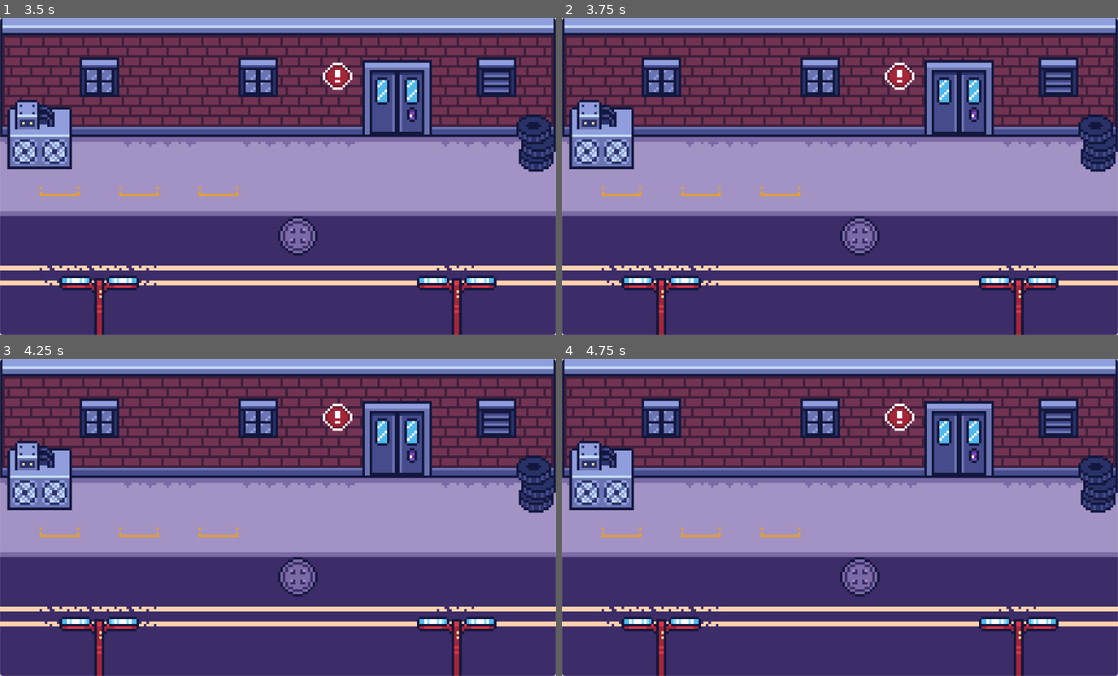
Above: before the commit, frames 1-4 (two rows, left to right).
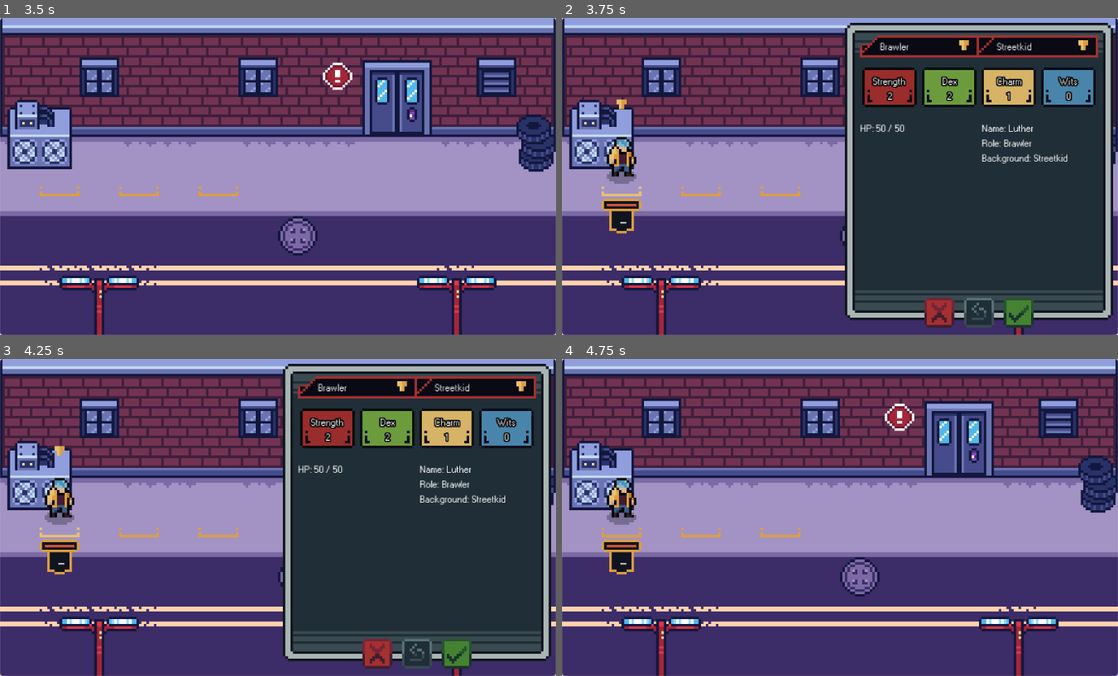
Above: after the commit, the same moments.

Repository: Paraldos/AdventureGame
Game: Godot game, scene res://title_screen/title_screen.tscn
The game is run twice, just before and just after one commit, with the same random seed, the same clock (stepped at 60 frames per second) and the same inputs.
Inputs (mouse positions are in pixels of both pictures, inside the frame that each line leads up to):
- Up to frame 1 (3.5 s): click "Start" at 0.5 s; click (61, 151) at 1.27 s; click (61, 151) at 2.02 s; click "End Dialog" at 2.75 s
- Up to frame 2 (3.75 s): click (623, 151) at 3.52 s
- Up to frame 3 (4.25 s): no input
- Up to frame 4 (4.75 s): click (1017, 653) at 4.27 s

Frame 1 is identical in both runs. In frame 2, 45% of the frame differs, in the area x 7-100%, y 1-98%; in frame 3, 45%; in frame 4, 1.2%.

Commit message:
added end_dialog state

Diff:
--- a/dialog_manager/dialog_manager.gd
+++ b/dialog_manager/dialog_manager.gd
@@ -43,7 +43,7 @@
 	add_child(bubble)
 
 func end_dialog():
-	print('WIP: end dialog')
+	GameManager.state = GameManager.last_state
 
 func disable_background_btn(disable_btn = true):
 	if disable_btn:
--- a/singeltons/game_manager.gd
+++ b/singeltons/game_manager.gd
@@ -1,10 +1,12 @@
 extends Node
 
 enum States { NONE, HEROCREATION, BATTLE, DIALOG }
+var last_state
 
 var state = States.NONE :
 	set(new_state):
 		if new_state == state: return
+		last_state = state
 		_exit()
 		state = new_state
 		_enter(new_state)
